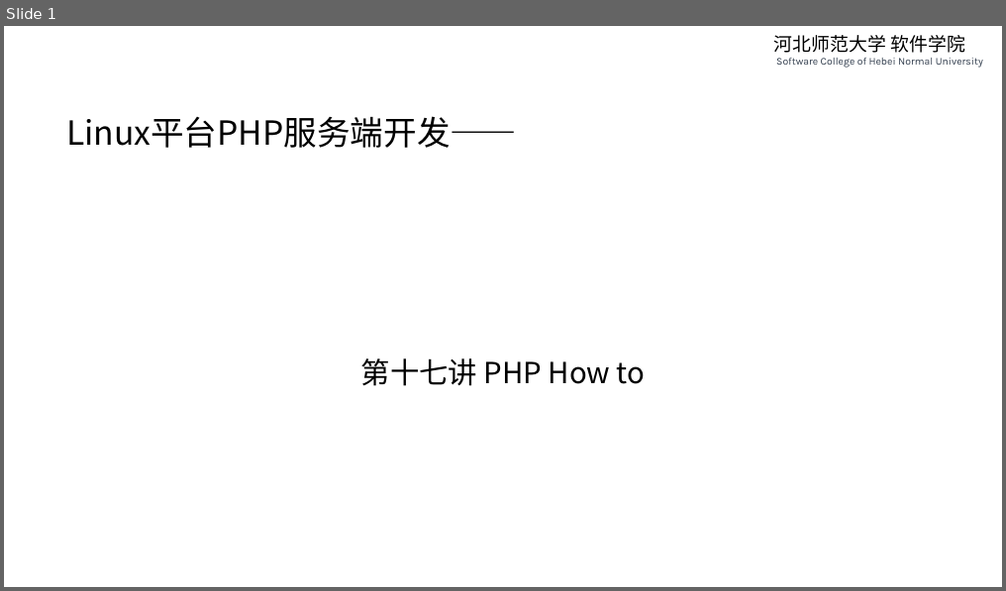
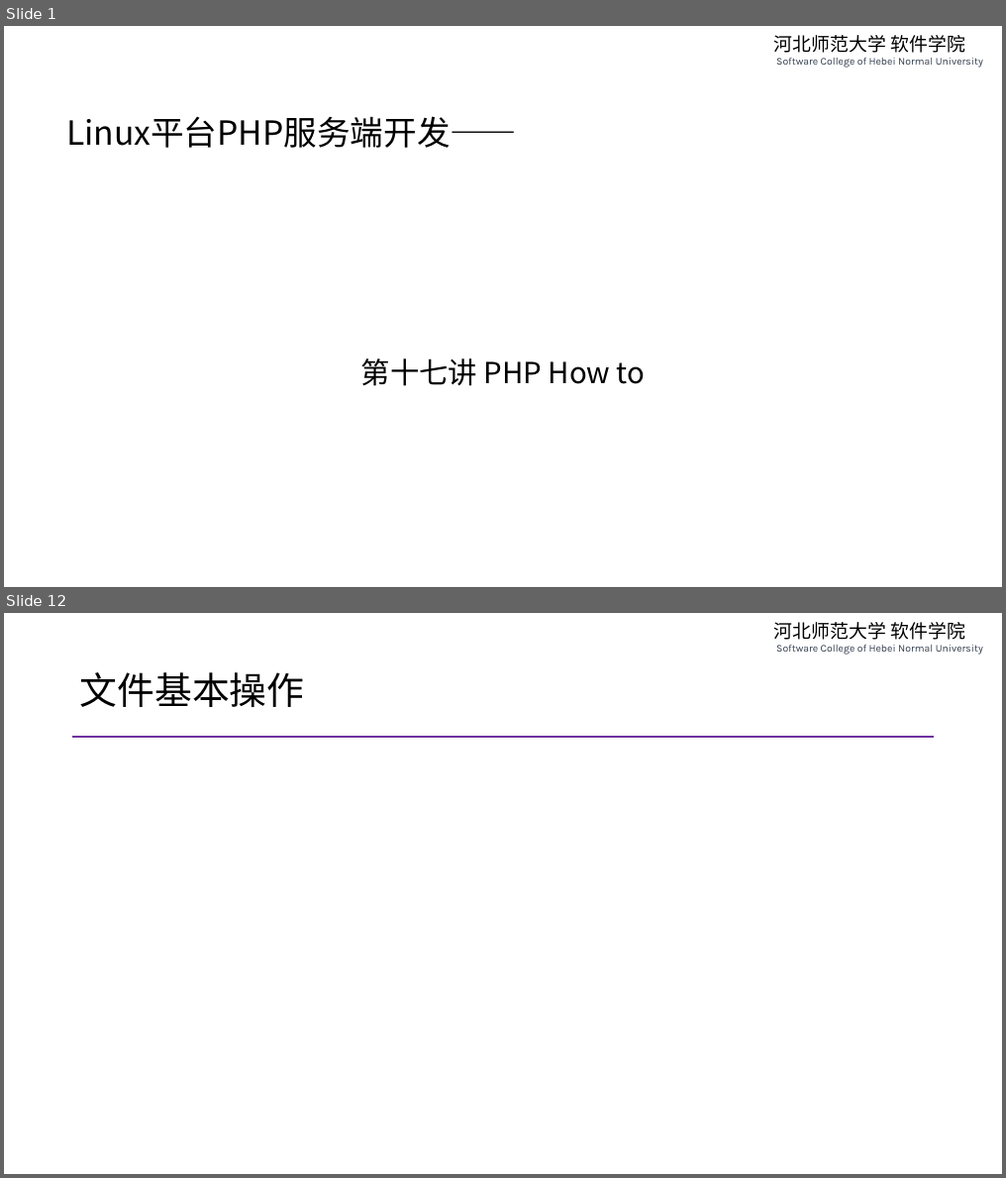
Before and after one commit to edu2act/course-php-serverside-development-on-linux, a slide deck: materials/slides/ch17-php-how-to.pptx. Shown one above the other, each under a label of ours: slide 1 before the commit, slides 1 and 12 after it; the slides between them are not shown. The pictures are 1006x591 and 1006x1178 pixels, drawn with LibreOffice and Linux fonts; fonts in the diff are those of the drawing. Boxes give left, top, right and bottom in pixels: in the first picture for what was removed or moved away, otherwise in the second. Text is boxed around its words. In the diff, an @@ line names an element or a change of style, - is before the commit and + after.

```diff
--- a/materials/slides/ch17-php-how-to.pptx
+++ b/materials/slides/ch17-php-how-to.pptx
@@ slide 12 added at <box>4,613,1002,1174</box>, background #FFFFFF; not listed: 1 template element that a slide beside it also shows @@
@@ title added at <box>80,672,305,707</box>, 36 pt, text #000000 @@
+文件基本操作
@@ line added from (73, 737) to (934, 737), #7030A0 2.25 pt @@
```
Also in this commit, not shown: 10 other slides added, 1 slide removed.
